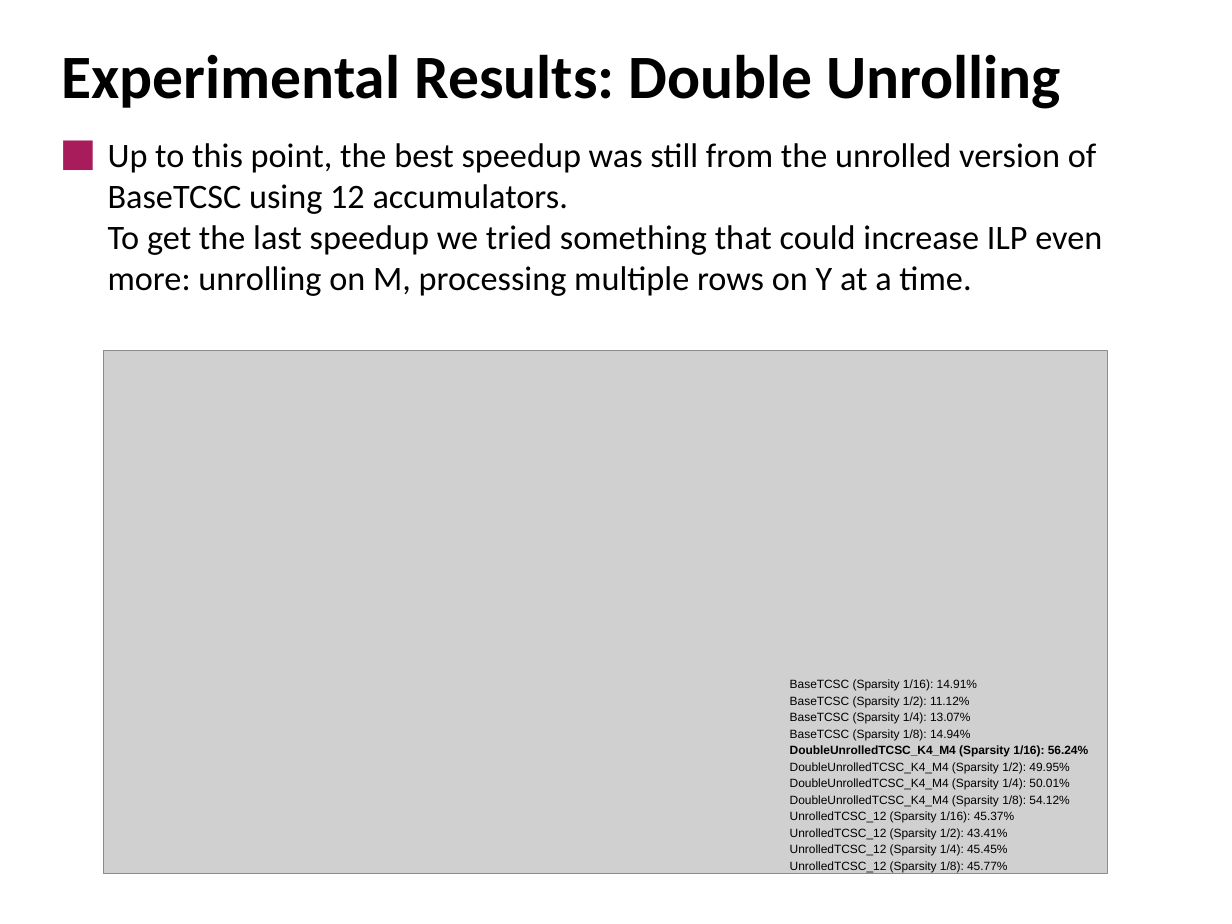
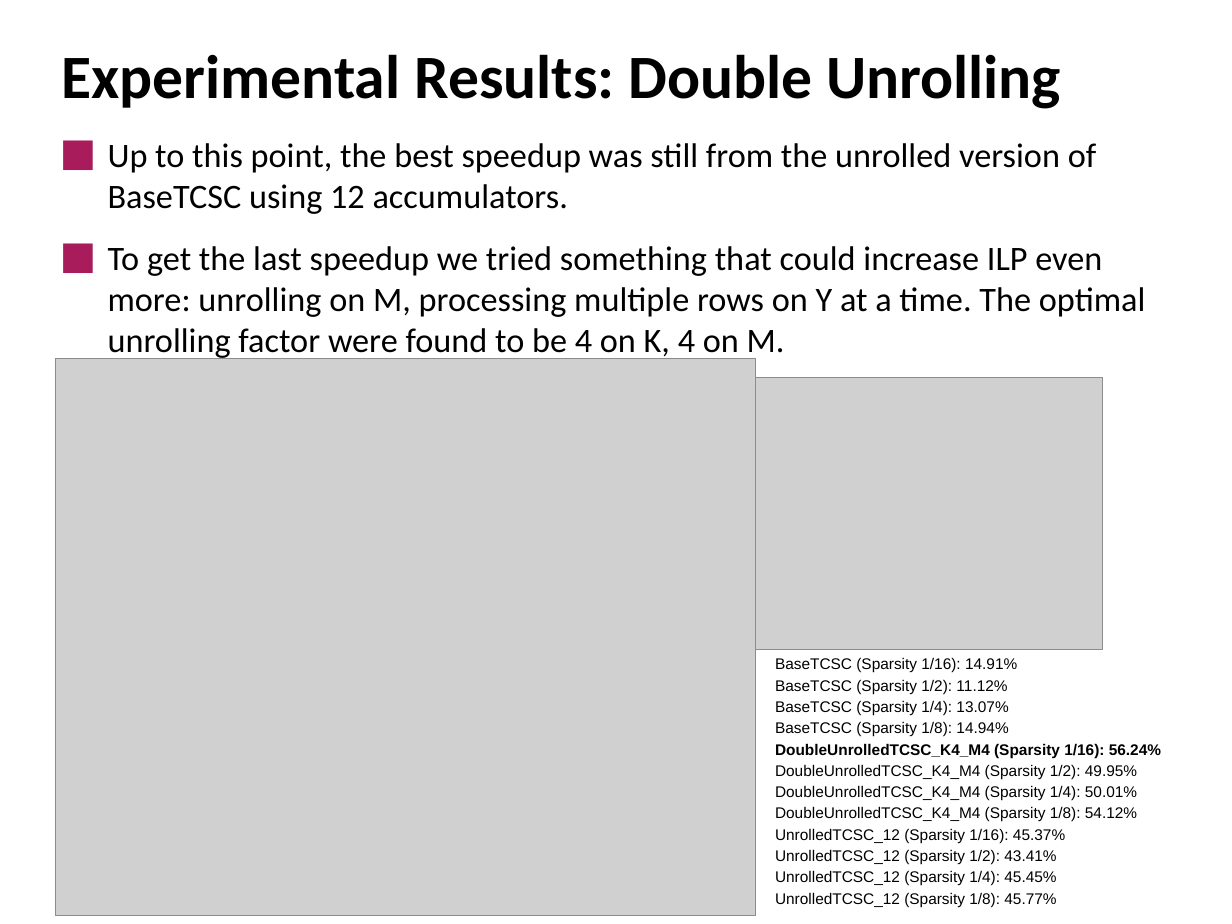
Before and after one commit to alessiomelone/Ternary-spGEMM, a slide deck: slide 16 of 10.pptx. Drawn at 1232x924 pixels with LibreOffice and Linux fonts; fonts in the diff are those of the drawing; grey boxes stand for pictures. Boxes give left, top, right and bottom in pixels: in the first picture for what was removed or moved away, otherwise in the second. Text is boxed around its words. In the diff, an @@ line names an element or a change of style, - is before the commit and + after.

```diff
--- a/10.pptx
+++ b/10.pptx
@@ text at (108, 143, 1146, 361): text changed @@
-⬛ Up to this point, the best speedup was still from the unrolled version of BaseTCSC using 12 accumulators.
-  To get the last speedup we tried something that could increase ILP even more: unrolling on M, processing multiple rows on Y at a time.
+⬛ Up to this point, the best speedup was still from the unrolled version of BaseTCSC using 12 accumulators.
+⬛ To get the last speedup we tried something that could increase ILP even more: unrolling on M, processing multiple rows on Y at a time. The optimal unrolling factor were found to be 4 on K, 4 on M.
@@ picture: place and size @@
-picture at (103, 351, 1108, 873)
+picture at (55, 359, 755, 915)
@@ picture added at (755, 378, 1103, 650) @@
@@ text "BaseTCSC (Sparsity 1/16): 14.91%": place and size @@
-text "BaseTCSC (Sparsity 1/16): 14.91%" at (790, 679, 1088, 872)
+text "BaseTCSC (Sparsity 1/16): 14.91%" at (775, 657, 1161, 907)
@@ text "BaseTCSC (Sparsity 1/16): 14.91%" at (775, 657, 1161, 907): size 7 to 9 pt @@
```
Also in this commit, not shown: 8 other slides changed, 2 slides added.
